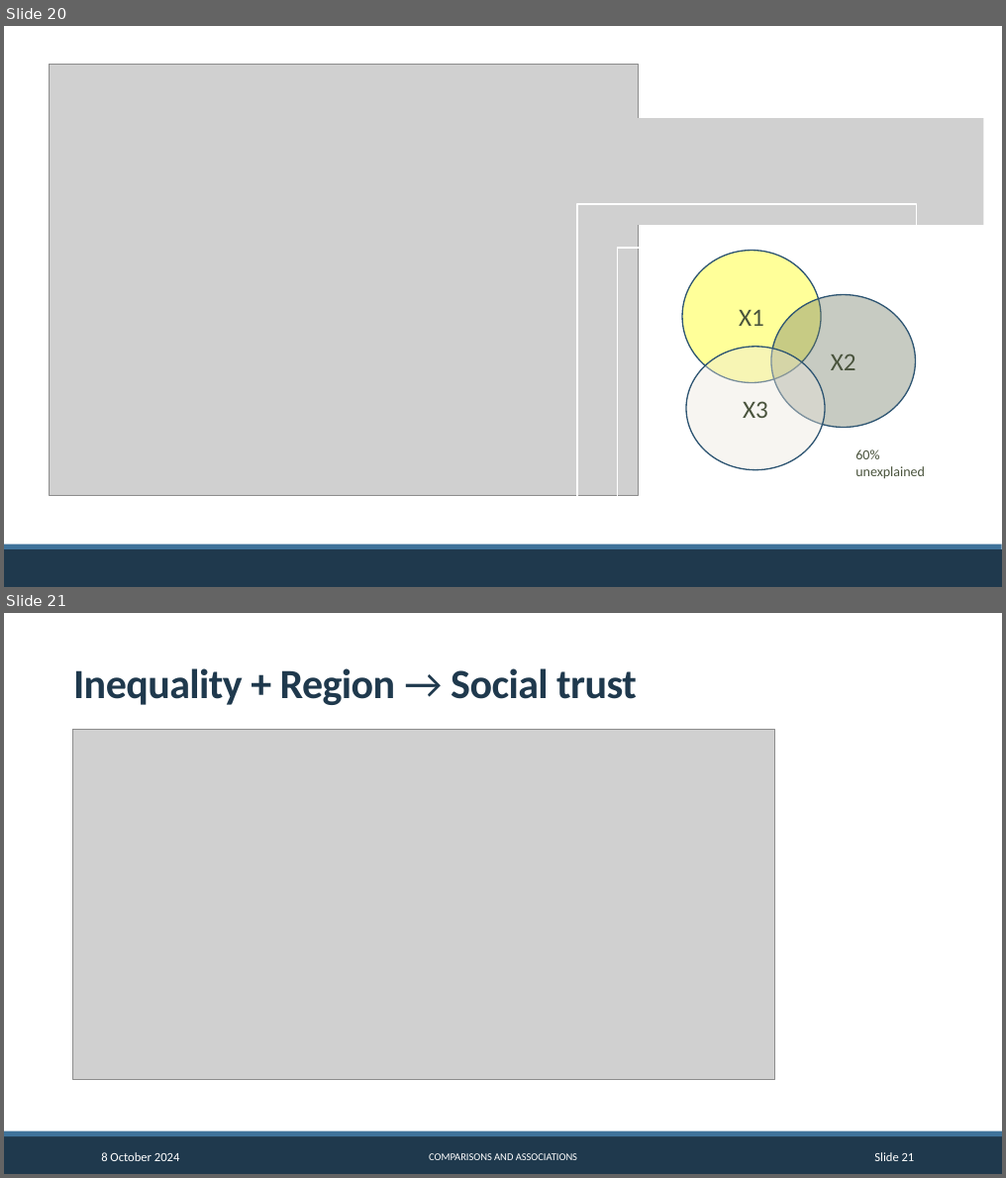
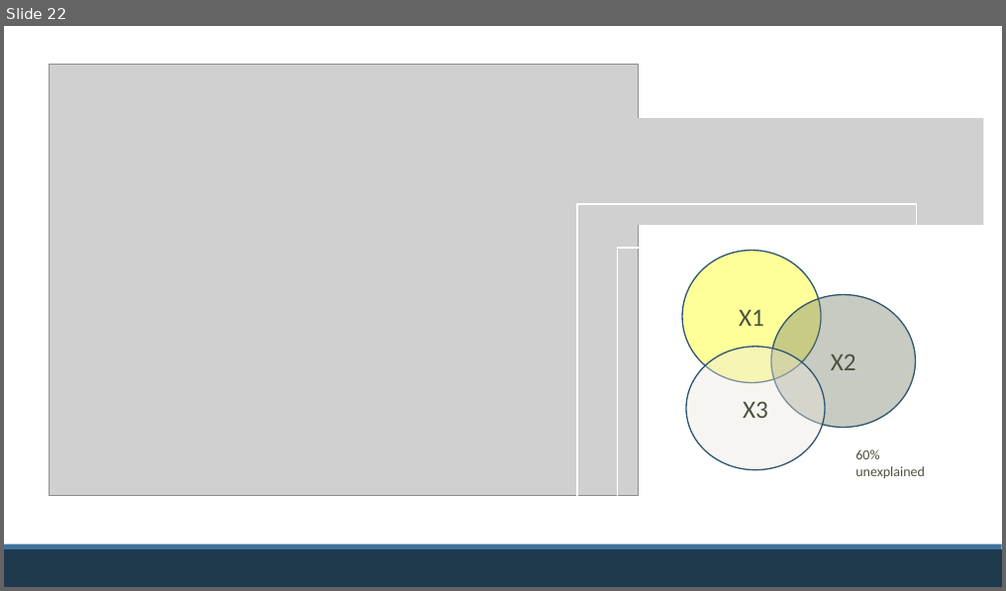
Before and after one commit to CGMoreh/SOC2069-QUANT-25, a slide deck: Materials/Slides/slides_w3.pptx. Shown one above the other, each under a label of ours: slides 20 and 21 before the commit, slide 22 after it. The pictures are 1006x1178 and 1006x591 pixels, drawn with LibreOffice and Linux fonts; fonts in the diff are those of the drawing; grey boxes stand for pictures; background and template pictures are left out. Boxes give left, top, right and bottom in pixels: in the first picture for what was removed or moved away, otherwise in the second. Text is boxed around its words. In the diff, an @@ line names an element or a change of style, - is before the commit and + after.

```diff
--- a/Materials/Slides/slides_w3.pptx
+++ b/Materials/Slides/slides_w3.pptx
@@ slide 21 removed at (x1=4, y1=613, x2=1002, y2=1174), background #FFFFFF; not listed: 2 template elements that a slide beside it also shows @@
@@ title removed at (x1=73, y1=668, x2=637, y2=705) @@
-Inequality + Region → Social trust
@@ picture removed at (x1=73, y1=729, x2=775, y2=1080) @@
@@ text removed at (x1=101, y1=1153, x2=180, y2=1161) @@
-8 October 2024
@@ text removed at (x1=429, y1=1154, x2=577, y2=1160) @@
-COMPARISONS AND ASSOCIATIONS
@@ page number removed at (x1=874, y1=1153, x2=915, y2=1161) @@
-Slide 21
@@ what was slide 20 is now slide 22 @@
```
Also in this commit, not shown: 2 slides added, 1 other slide removed, 1 other file.
